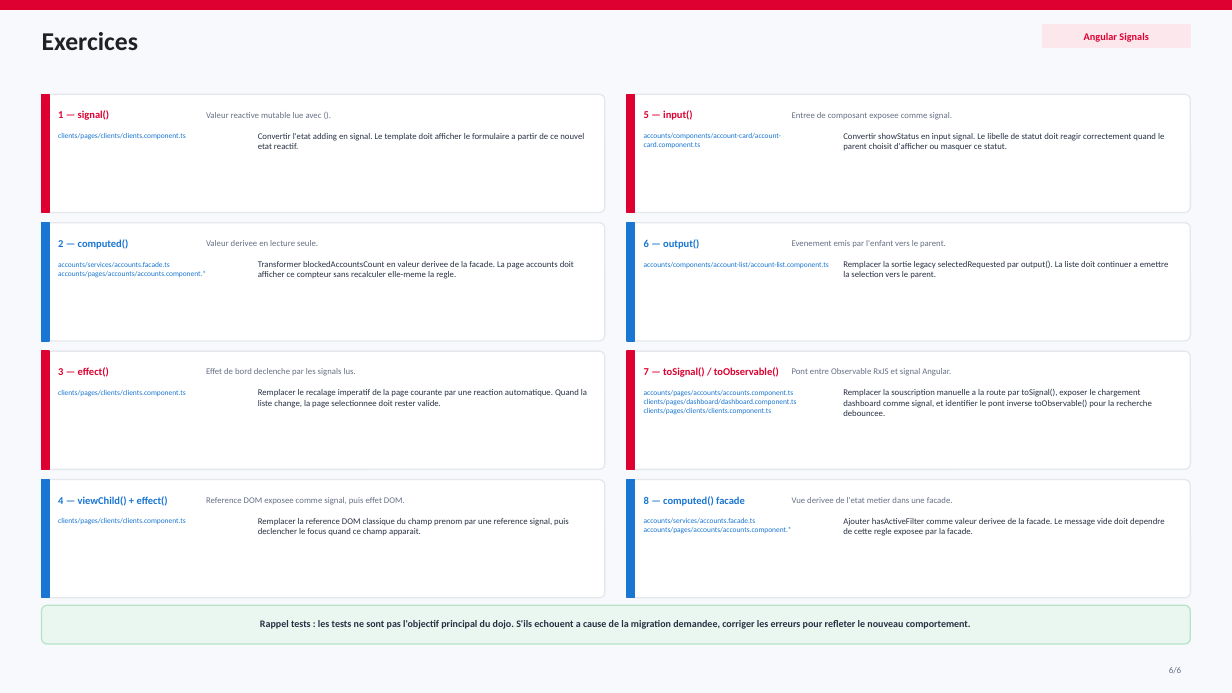
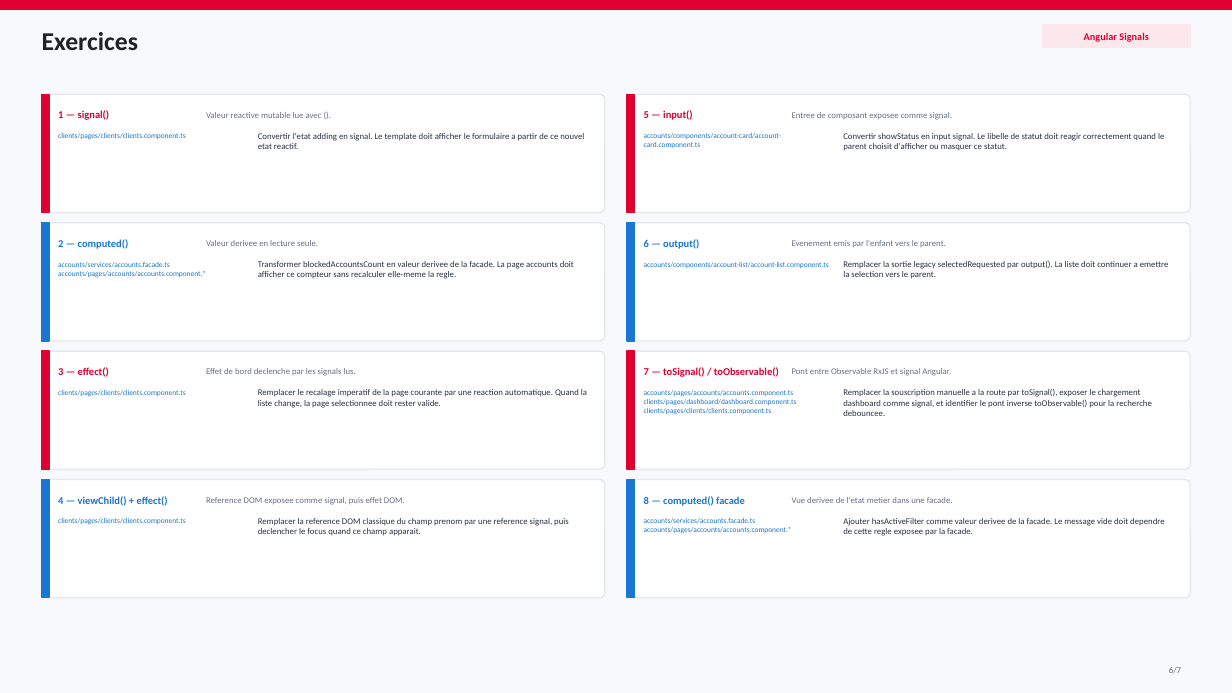
Before and after one commit to AchrafSlaoui/dojo-angular, a slide deck: slide 6 of docs/dojo-signals.pptx. Drawn at 1232x693 pixels with LibreOffice and Linux fonts; fonts in the diff are those of the drawing. Boxes give left, top, right and bottom in pixels: in the first picture for what was removed or moved away, otherwise in the second. Text is boxed around its words. In the diff, an @@ line names an element or a change of style, - is before the commit and + after.

Commit message:
restructure rappels et tests pptx

```diff
--- a/docs/dojo-signals.pptx
+++ b/docs/dojo-signals.pptx
@@ rounded rectangle removed at [42, 605, 1190, 644] @@
@@ text removed at [260, 620, 971, 629] @@
-Rappel tests : les tests ne sont pas l'objectif principal du dojo. S'ils echouent a cause de la migration demandee, corriger les erreurs pour refleter le nouveau comportement.
```
Also in this commit, not shown: 5 other slides changed, 1 slide added, 2 other files.
